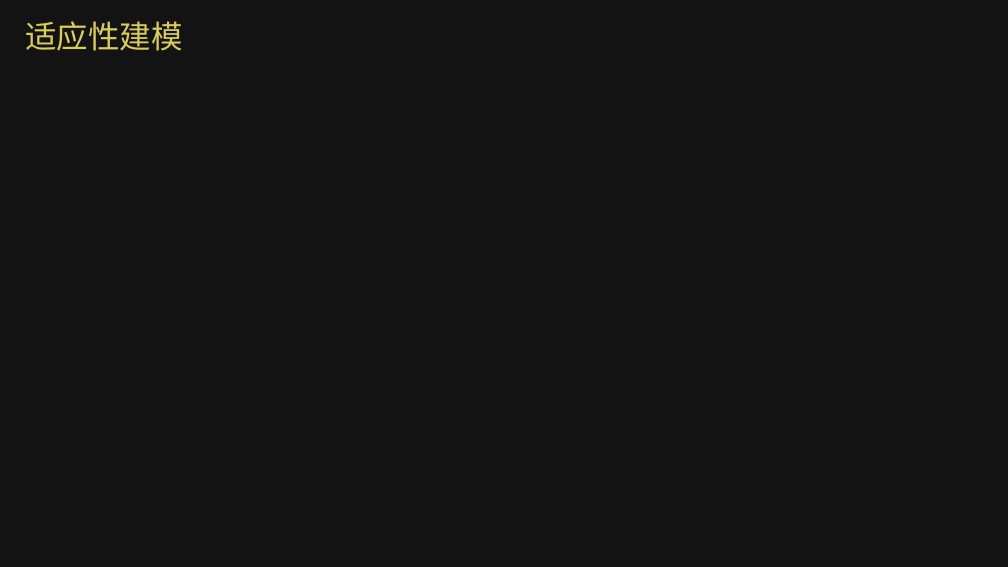
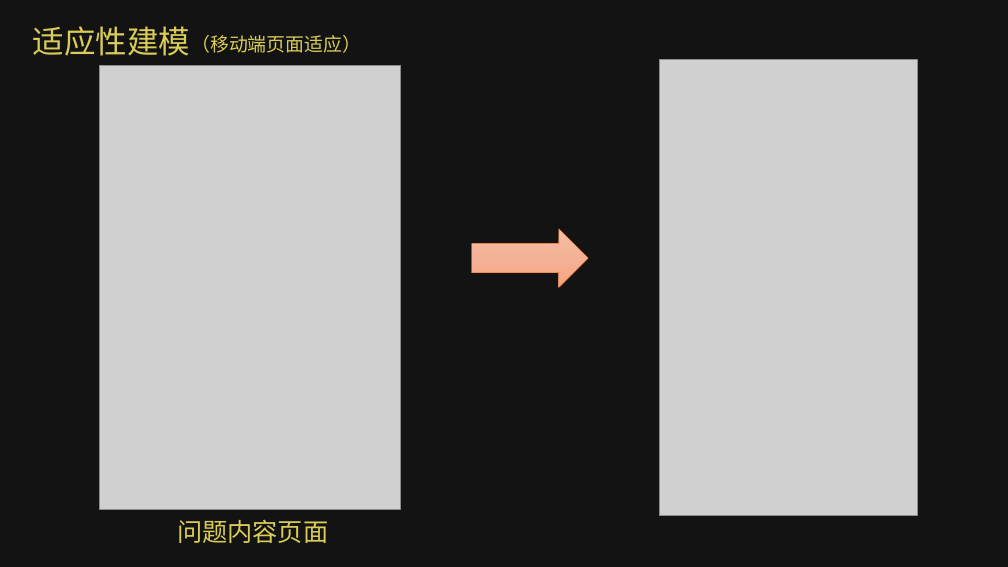
Before and after one commit to WEASP/our-project, a slide deck: slide 18 of Tasks/Task10/高子峰组-知否演示ppt.pptx (slide 19 before the commit). Drawn at 1008x567 pixels with LibreOffice and Linux fonts; fonts in the diff are those of the drawing; grey boxes stand for pictures; background and template pictures are left out; a plain dark background stands for a picture behind light text. Boxes give left, top, right and bottom in pixels: in the first picture for what was removed or moved away, otherwise in the second. Text is boxed around its words. In the diff, an @@ line names an element or a change of style, - is before the commit and + after.

Commit message:
适应建模完成

```diff
--- a/Tasks/Task10/高子峰组-知否演示ppt.pptx
+++ b/Tasks/Task10/高子峰组-知否演示ppt.pptx
@@ text "适应性建模": place and size @@
-text "适应性建模" at box(25, 21, 182, 51)
+text "适应性建模" at box(33, 26, 190, 56)
@@ text added at box(191, 35, 361, 53), 18 pt, text #DACD57 @@
+（移动端页面适应）
@@ picture added at box(659, 59, 917, 516) @@
@@ picture added at box(100, 66, 401, 510) @@
@@ right arrow added at box(472, 229, 588, 287), fill gradient #F7BDA5 to #F5B196 to #F8A582, outline #ED7D31 0.5 pt @@
@@ text added at box(177, 519, 328, 543), 24 pt, text #DACD57 @@
+问题内容页面
```
Also in this commit, not shown: 2 other slides changed, 1 slide removed.
